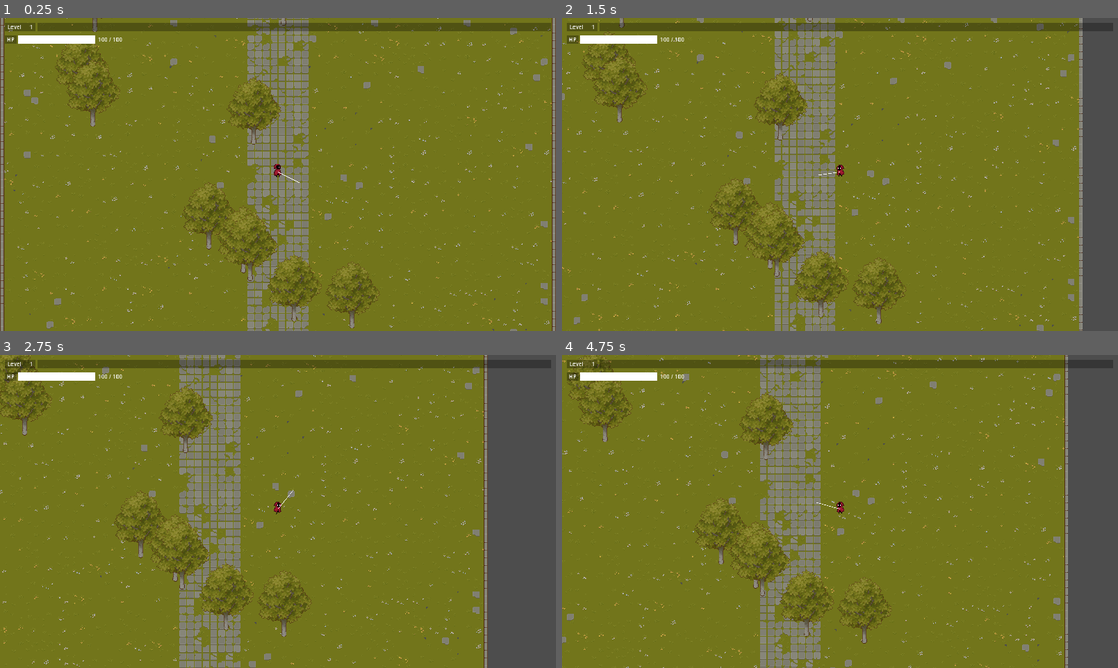
Above: before the commit, frames 1-4 (two rows, left to right).
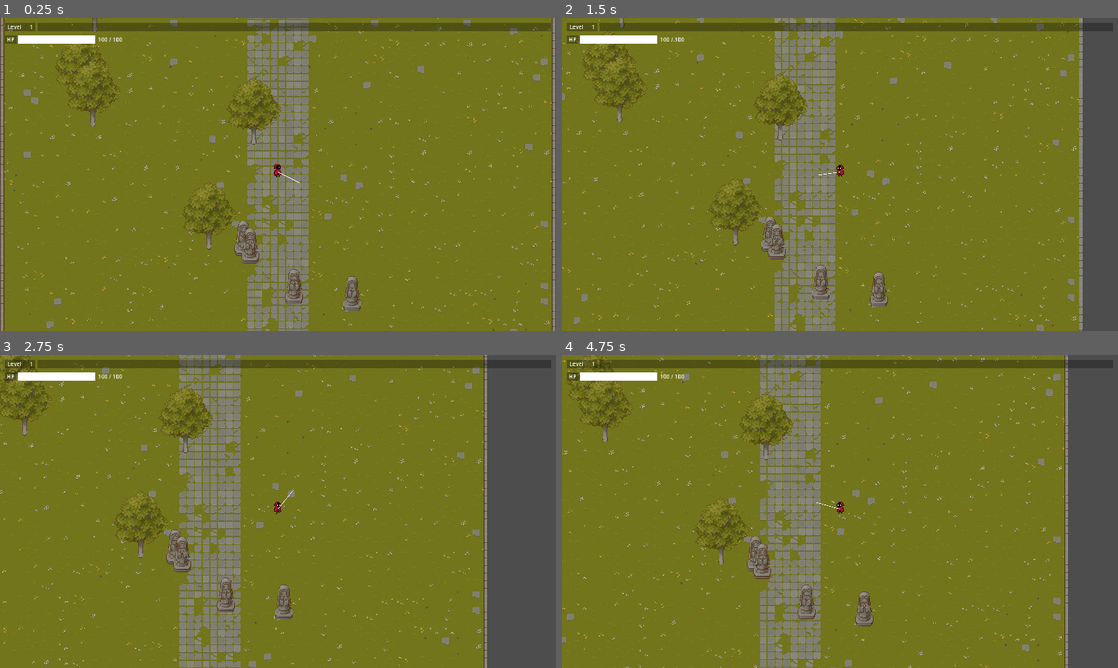
Above: after the commit, the same moments.

Repository: reyhanfarabi/project-survive
Game: Godot game, scene res://scenes/game.tscn
Same seed, same stepped clock (60 frames per second), same inputs: the game is played once before the commit and once after it. The project has no main scene, so this scene is started directly.
Inputs (mouse positions are in pixels of both pictures, inside the frame that each line leads up to):
- Up to frame 1 (0.25 s): no input
- Up to frame 2 (1.5 s): tap Enter at 0.5 s; move the mouse to (962, 158) at 0.52 s; hold D (right) 0.53-1.28 s; tap W (top) at 0.6, 1.35 s; move the mouse to (728, 190) at 1.27 s; hold S (down) from 1.28 s (still down)
- Up to frame 3 (2.75 s): move the mouse to (333, 442) at 2.02 s; release S (down) at 2.03 s; hold D (right) from 2.03 s (still down); tap W (top) at 2.1 s
- Up to frame 4 (4.75 s): move the mouse to (812, 574) at 2.77 s; tap W (top) at 2.85, 3.6, 4.35 s; move the mouse to (1006, 558) at 3.52 s; release D (right) at 3.53 s; hold A (left) from 3.53 s (still down); move the mouse to (673, 464) at 4.27 s

The runs differ from the first frame. In frame 1, 2.4% of the frame differs, in the area x 39-69%, y 0-100%; in frame 2, 2.4%; in frame 3, 2.4%; in frame 4, 2.5%, in the area x 30-60%, y 53-93%.

Commit message:
add another spawner for testing purposes

Diff:
--- /dev/null
+++ b/resources/source_spawner/bat_spawner.tres
@@ -0,0 +1,11 @@
+[gd_resource type="Resource" script_class="ResourceEnemySpawner" load_steps=3 format=3 uid="uid://klotmfuuu128"]
+
+[ext_resource type="Script" path="res://scripts/resources/resource_enemy_spawner.gd" id="1_fu4su"]
+[ext_resource type="PackedScene" uid="uid://btj2e3qjpxwnj" path="res://scenes/source_spawner/bat_spawner.tscn" id="1_xaq5h"]
+
+[resource]
+script = ExtResource("1_fu4su")
+name = "Bat Spawner"
+scene = ExtResource("1_xaq5h")
+spawn_time_gap = 2.0
+spawner_max_amount = 5
--- a/resources/source_spawner/slime_spawner.tres
+++ b/resources/source_spawner/slime_spawner.tres
@@ -1,12 +1,12 @@
 [gd_resource type="Resource" script_class="ResourceEnemySpawner" load_steps=3 format=3 uid="uid://bcn8gxsuhklha"]
 
-[ext_resource type="PackedScene" uid="uid://dige2o05kf1er" path="res://scenes/source_spawner/slime_spawner.tscn" id="1_am4vi"]
-[ext_resource type="Script" path="res://scripts/resources/resource_enemy_spawner.gd" id="1_tw6f2"]
+[ext_resource type="PackedScene" uid="uid://dige2o05kf1er" path="res://scenes/source_spawner/slime_spawner.tscn" id="1_ejg08"]
+[ext_resource type="Script" path="res://scripts/resources/resource_enemy_spawner.gd" id="2_6jvhw"]
 
 [resource]
 resource_local_to_scene = true
-script = ExtResource("1_tw6f2")
+script = ExtResource("2_6jvhw")
 name = "Slime Spawner"
-scene = ExtResource("1_am4vi")
+scene = ExtResource("1_ejg08")
 spawn_time_gap = 2.0
-spawner_max_amount = 10
+spawner_max_amount = 5
--- a/scenes/game.tscn
+++ b/scenes/game.tscn
@@ -1,9 +1,10 @@
-[gd_scene load_steps=11 format=3 uid="uid://bce56et1xspna"]
+[gd_scene load_steps=12 format=3 uid="uid://bce56et1xspna"]
 
 [ext_resource type="Texture2D" uid="uid://b1k56huheu54c" path="res://assets/texture/TX Tileset Grass.png" id="1_3sk7a"]
 [ext_resource type="Texture2D" uid="uid://hcmvhwscuw01" path="res://assets/texture/TX Tileset Wall.png" id="2_3iqga"]
 [ext_resource type="PackedScene" uid="uid://6aw2iknw3gux" path="res://scenes/player.tscn" id="3_5vid3"]
 [ext_resource type="Resource" uid="uid://bcn8gxsuhklha" path="res://resources/source_spawner/slime_spawner.tres" id="4_1gybc"]
+[ext_resource type="Resource" uid="uid://klotmfuuu128" path="res://resources/source_spawner/bat_spawner.tres" id="6_psk6g"]
 [ext_resource type="PackedScene" uid="uid://dfwwktobs2ab7" path="res://scenes/ui.tscn" id="7_1jlsa"]
 [ext_resource type="Script" path="res://scripts/enemy_source_spawner.gd" id="8_p0jw0"]
 
@@ -303,7 +304,7 @@
 
 [node name="EnemySourceSpawner" type="Node2D" parent="."]
 script = ExtResource("8_p0jw0")
-_resources = Array[Resource("res://scripts/resources/resource_enemy_spawner.gd")]([ExtResource("4_1gybc")])
+_resources = Array[Resource("res://scripts/resources/resource_enemy_spawner.gd")]([ExtResource("4_1gybc"), ExtResource("6_psk6g")])
 
 [node name="CanvasLayer" type="CanvasLayer" parent="."]
 
--- /dev/null
+++ b/scenes/source_spawner/bat_spawner.tscn
@@ -0,0 +1,19 @@
+[gd_scene load_steps=4 format=3 uid="uid://btj2e3qjpxwnj"]
+
+[ext_resource type="Texture2D" uid="uid://ckxi16d5e7t1h" path="res://assets/texture/TX Props.png" id="1_yyibe"]
+
+[sub_resource type="AtlasTexture" id="AtlasTexture_v66mf"]
+atlas = ExtResource("1_yyibe")
+region = Rect2(416, 8, 96, 96)
+
+[sub_resource type="CircleShape2D" id="CircleShape2D_rcy3v"]
+radius = 29.0172
+
+[node name="SlimeSpawner" type="StaticBody2D"]
+
+[node name="Sprite2D" type="Sprite2D" parent="."]
+texture = SubResource("AtlasTexture_v66mf")
+
+[node name="CollisionShape2D" type="CollisionShape2D" parent="."]
+position = Vector2(0, 36)
+shape = SubResource("CircleShape2D_rcy3v")
